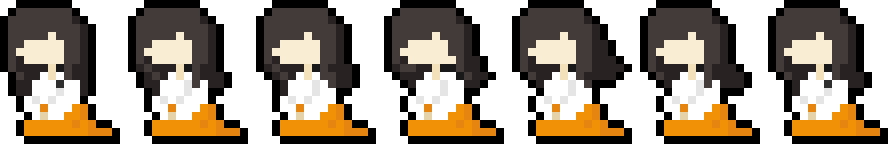
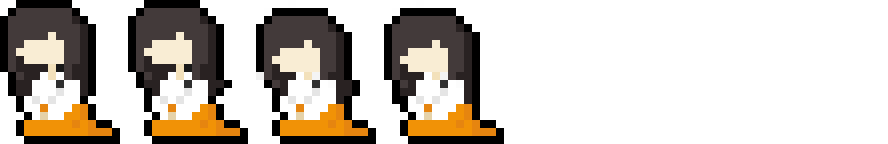
The second 888×144 image is a revision of the first. Changes to its layers:
added layer "4" (1st of 2) above "3" over (x1=384, y1=0, x2=496, y2=104)
added layer "3" (1st of 2) above "2" over (x1=256, y1=0, x2=360, y2=104)
added layer "2" (1st of 2) above "1" over (x1=136, y1=64, x2=232, y2=96)
moved "7" into group "wind" over (x1=768, y1=0, x2=888, y2=144)
moved "6" into group "wind" over (x1=640, y1=0, x2=760, y2=144)
moved "5" into group "wind" over (x1=512, y1=0, x2=632, y2=144)
moved "4" (2nd of 2, in "wind") into group "wind" over (x1=384, y1=0, x2=496, y2=104)
moved "3" (2nd of 2, in "wind") into group "wind" over (x1=256, y1=0, x2=360, y2=104)
moved "2" (2nd of 2, in "wind") into group "wind" over (x1=136, y1=64, x2=232, y2=96)
